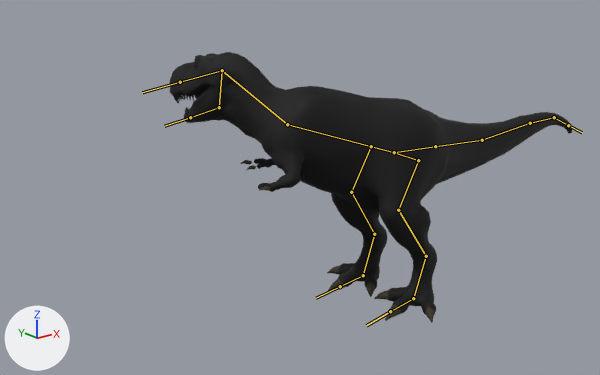
A saved change to the FBX model MazeOfHorror/Assets/Prefabs/T-rex_anim.fbx.
Rendered twice from a 50 mm camera at (-3.49, -3.64, 1.37) aimed at (-0.22, 0.45, -0.26). Lighting does not change. The marker at lower left points along +X, +Y and +Z. Both versions are drawn at frame 280 of the action 'Арматура|АрматураAction'; the numbers are the values there. The bones that bend it are drawn over the model as lines.

In view in the first picture: 'T-Rex Model'.
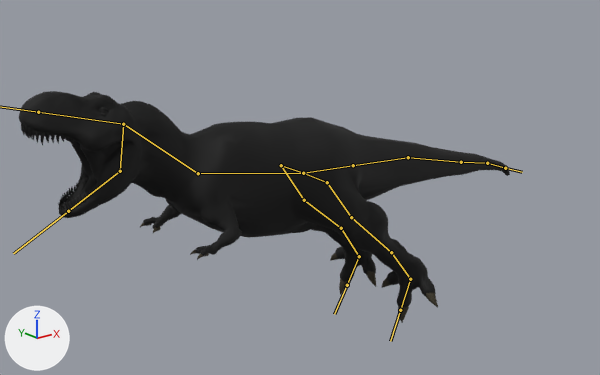
The change in detail:
Bone 'Bone' (bone_bone) moves from (0.0, 0.0, 0.0) to (-0.224, 0.706, 0.0).
Bone 'Bone' (bone_bone) turns from (-24, -7, 2) to (0, 0, 7) degrees about its own x, y and z.
Bone 'Bone.001' (bone_bone_001) turns from (-27, -18, 4) to (0, 0, -10) degrees about its own x, y and z.
Bone 'Bone.002' (bone_bone_002) turns from (-24, 7, 6) to (0, 0, -21) degrees about its own x, y and z.
Bone 'Bone.004' (bone_bone_004) turns from (-26, 9, -17) to (0, 0, -5) degrees about its own x, y and z.
Bone 'Bone.005' (bone_bone_005) moves from (0.0, 0.0, 0.0) to (0.0, -0.739, -0.048).
Bone 'Bone.007' (bone_bone_007) turns from (0, 0, 0) to (-18, 0, 0) degrees about its own x, y and z.
Bone 'Bone.008' (bone_bone_008) turns from (0, 0, 0) to (8, 0, 0) degrees about its own x, y and z.
Bone 'Bone.009' (bone_bone_009) turns from (0, 0, 0) to (15, 0, 0) degrees about its own x, y and z.
Bone 'Bone.010' (bone_bone_010) moves from (0.0, 0.0, 0.0) to (-0.74, 0.035, 0.0).
Bone 'Bone.014' (bone_bone_014) turns from (0, 0, 0) to (-2, -5, -63) degrees about its own x, y and z.
Bone 'Bone.015' (bone_bone_015) turns from (0, 0, 0) to (2, 2, 46) degrees about its own x, y and z.
Bone 'Bone.016' (bone_bone_016) turns from (0, 0, 0) to (-2, -1, -36) degrees about its own x, y and z.
Bone 'Bone.011' (bone_bone_011) moves from (0.0, 0.0, 0.0) to (0.739, 0.06, 0.0).
Bone 'Bone.012' (bone_bone_012) turns from (0, 0, 0) to (-5, -1, 64) degrees about its own x, y and z.
Bone 'Bone.013' (bone_bone_013) turns from (0, 0, 0) to (4, -3, -51) degrees about its own x, y and z.
Bone 'Bone.018' (bone_bone_018) turns from (0, 0, 0) to (-4, 2, 45) degrees about its own x, y and z.

Location of each change, (x1, y1, x2, y2) in pixels of the pictures (600 x 375 px):
'T-Rex Model', posed (22% wider, 14% shorter)
    before: (170, 52, 572, 323)
    after: (19, 91, 510, 323)
bone 'Bone', root to tip
    before: (394, 152) to (287, 124)
    after: (303, 173) to (198, 173)
bone 'Bone.001', root to tip
    before: (287, 124) to (222, 70)
    after: (198, 173) to (123, 124)
bone 'Bone.002', root to tip
    before: (222, 70) to (180, 82)
    after: (123, 124) to (38, 112)
bone 'Bone.004', root to tip
    before: (219, 107) to (190, 117)
    after: (120, 171) to (68, 211)
bone 'Bone.005', root to tip
    before: (394, 152) to (435, 146)
    after: (303, 173) to (353, 165)
bone 'Bone.007', root to tip
    before: (482, 140) to (530, 123)
    after: (408, 157) to (461, 162)
bone 'Bone.008', root to tip
    before: (530, 123) to (554, 117)
    after: (461, 162) to (487, 163)
bone 'Bone.009', root to tip
    before: (554, 117) to (568, 125)
    after: (487, 163) to (505, 168)
bone 'Bone.010', root to tip
    before: (394, 152) to (371, 146)
    after: (303, 173) to (281, 165)
bone 'Bone.014', root to tip
    before: (371, 146) to (351, 192)
    after: (281, 165) to (304, 200)
bone 'Bone.015', root to tip
    before: (351, 192) to (374, 234)
    after: (304, 200) to (341, 228)
bone 'Bone.016', root to tip
    before: (374, 234) to (363, 275)
    after: (341, 228) to (359, 256)
bone 'Bone.011', root to tip
    before: (394, 152) to (418, 160)
    after: (303, 173) to (327, 182)
bone 'Bone.012', root to tip
    before: (418, 160) to (398, 210)
    after: (327, 182) to (351, 217)
bone 'Bone.013', root to tip
    before: (398, 210) to (426, 256)
    after: (351, 217) to (391, 252)
bone 'Bone.018', root to tip
    before: (426, 256) to (413, 298)
    after: (391, 252) to (410, 279)
